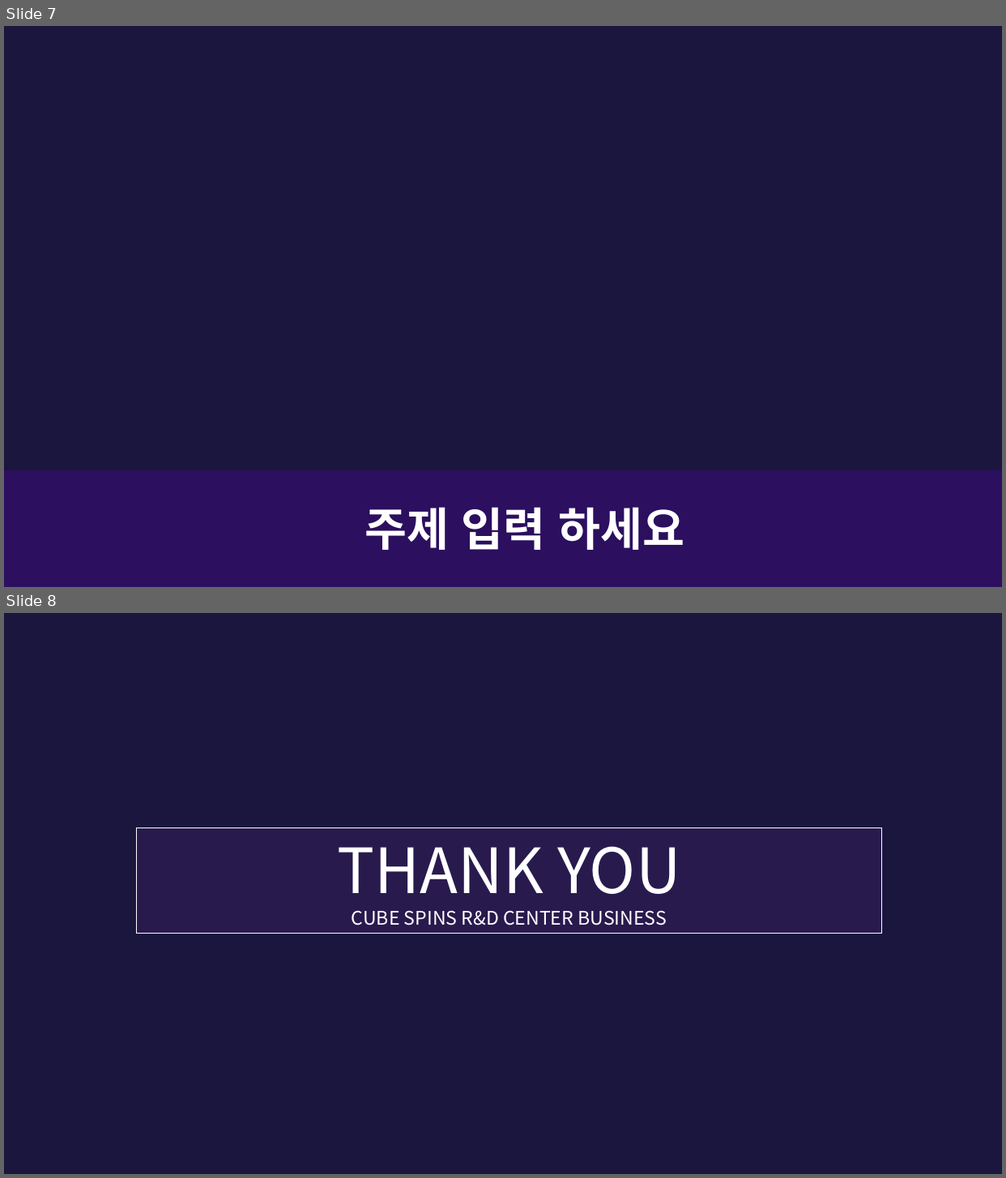
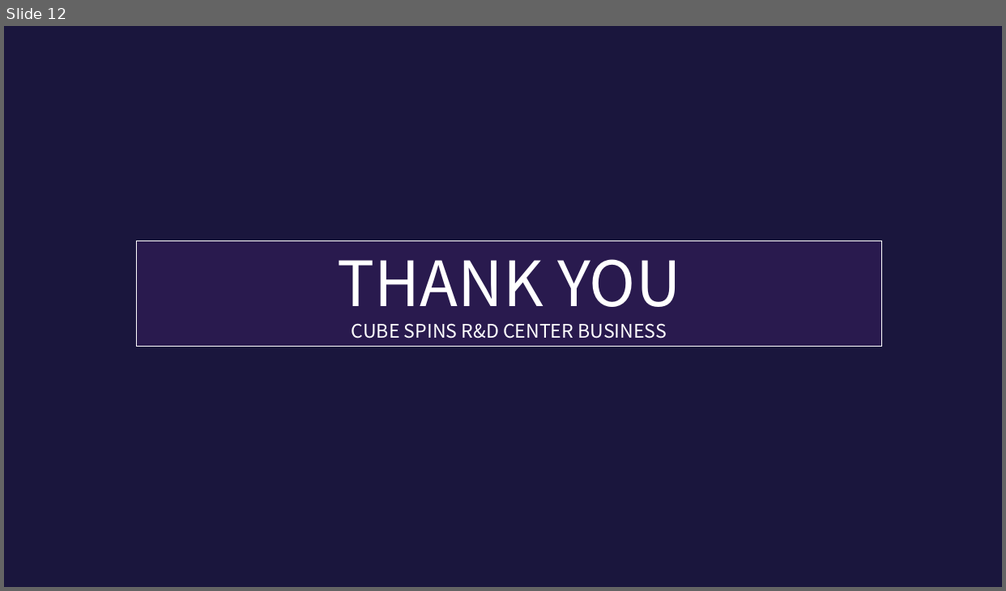
Before and after one commit to kanagku123/flutter, a slide deck: lib/practice/세미나 PPT.pptx. Shown one above the other, each under a label of ours: slides 7 and 8 before the commit, slide 12 after it. The pictures are 1006x1178 and 1006x591 pixels, drawn with LibreOffice and Linux fonts; fonts in the diff are those of the drawing. Boxes give left, top, right and bottom in pixels: in the first picture for what was removed or moved away, otherwise in the second. Text is boxed around its words. In the diff, an @@ line names an element or a change of style, - is before the commit and + after.

```diff
--- a/lib/practice/세미나 PPT.pptx
+++ b/lib/practice/세미나 PPT.pptx
@@ slide 7 removed at <box>4,26,1002,587</box>, background #1A163D @@
@@ rectangle removed at <box>4,471,1002,587</box> @@
@@ text removed at <box>364,507,685,550</box> @@
-주제 입력 하세요
@@ what was slide 8 is now slide 12 @@
```
Also in this commit, not shown: 4 slides changed, 7 slides added, 2 other slides removed, 1 other file.
